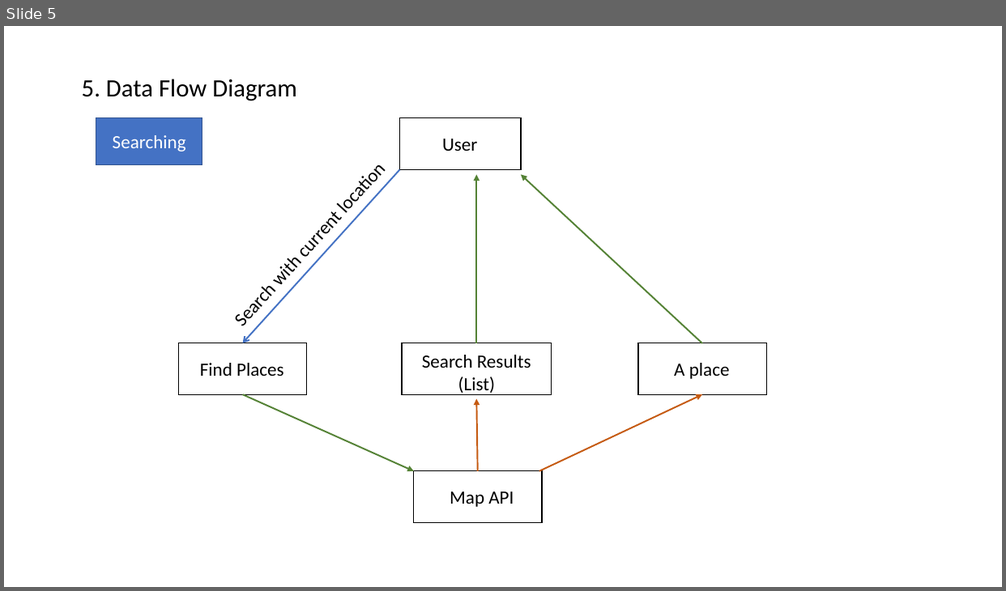
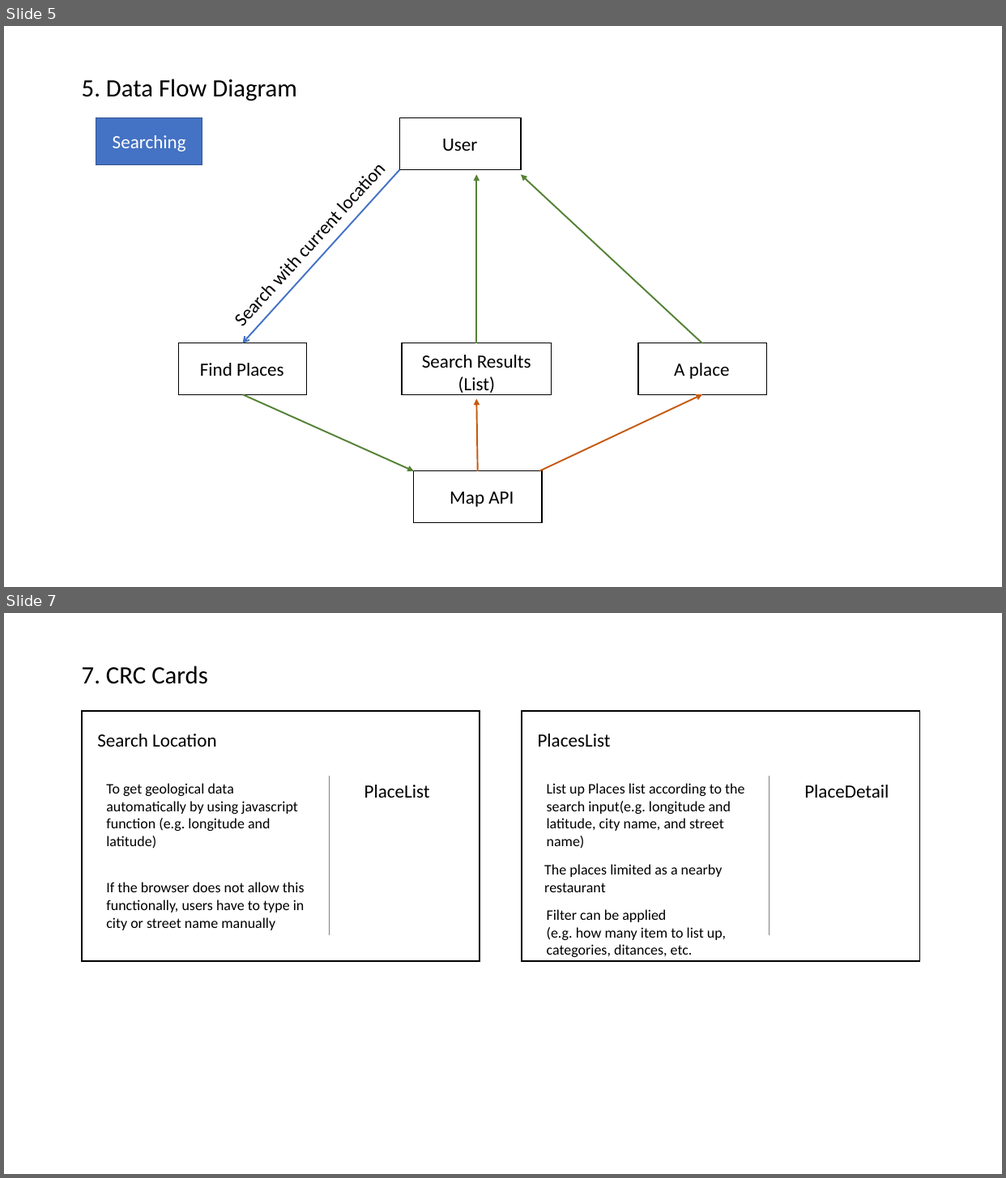
Before and after one commit to brianj-kim/ENSE-374-Project, a slide deck: Milestone#2 Reportouts/UMLDiagrams.pptx. Shown one above the other, each under a label of ours: slide 5 before the commit, slides 5 and 7 after it; the slides between them are not shown. The pictures are 1006x591 and 1006x1178 pixels, drawn with LibreOffice and Linux fonts; fonts in the diff are those of the drawing. Boxes give left, top, right and bottom in pixels: in the first picture for what was removed or moved away, otherwise in the second. Text is boxed around its words. In the diff, an @@ line names an element or a change of style, - is before the commit and + after.

```diff
--- a/Milestone#2 Reportouts/UMLDiagrams.pptx
+++ b/Milestone#2 Reportouts/UMLDiagrams.pptx
@@ slide 7 added at [4,613,1002,1174], background #FFFFFF @@
@@ text added at [82,666,208,684], 24 pt, text #000000 @@
+7. CRC Cards
@@ rectangle added at [81,711,479,961], outline #000000 1.5 pt @@
@@ text added at [97,734,216,747], 18 pt, text #000000 @@
+Search Location
@@ rectangle added at [522,711,919,961], outline #000000 1.5 pt @@
@@ text added at [538,734,611,747], 18 pt, text #000000 @@
+PlacesList
@@ line added from (329, 776) to (329, 935), #808080 1 pt @@
@@ line added from (769, 776) to (769, 935), #808080 1 pt @@
@@ text added at [106,783,298,849], 14 pt, text #000000 @@
+To get geological data automatically by using javascript function (e.g. longitude and latitude)
@@ text added at [364,785,430,798], 18 pt, text #000000 @@
+PlaceList
@@ text added at [547,783,744,849], 14 pt, text #000000 @@
+List up Places list according to the search input(e.g. longitude and latitude, city name, and street name)
@@ text added at [804,785,889,798], 18 pt, text #000000 @@
+PlaceDetail
@@ text added at [544,864,722,892], 14 pt, text #000000 @@
+The places limited as a nearby restaurant
@@ text added at [106,882,305,931], 14 pt, text #000000 @@
+If the browser does not allow this functionally, users have to type in city or street name manually
@@ text added at [547,909,726,957], 14 pt, text #000000 @@
+Filter can be applied
+(e.g. how many item to list up, categories, ditances, etc.
```
Also in this commit, not shown: 1 slide changed, 1 other slide added.
